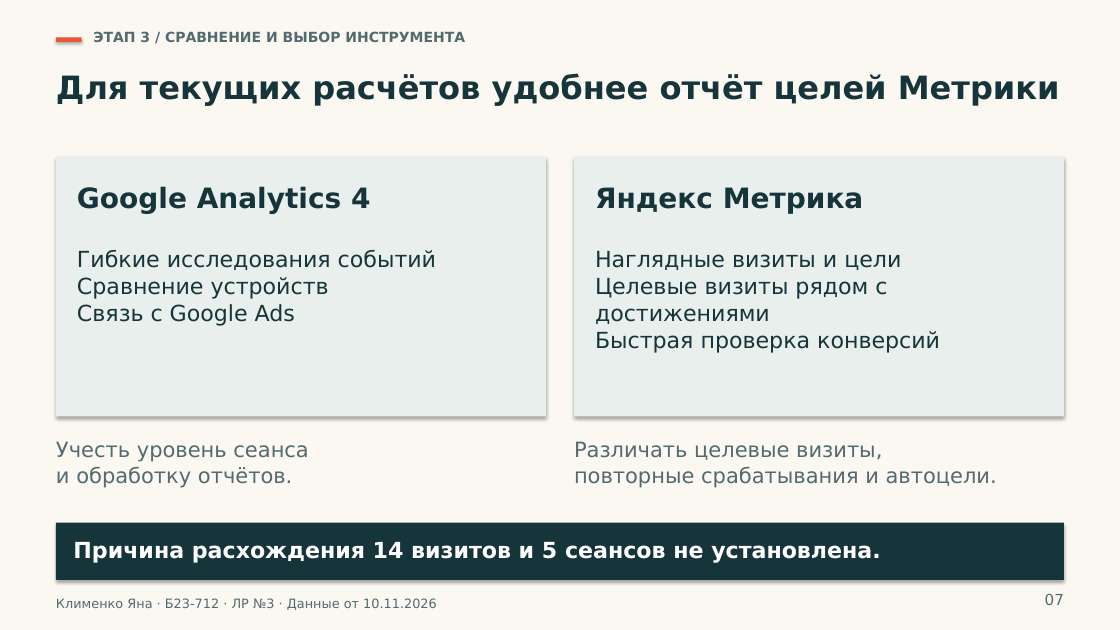
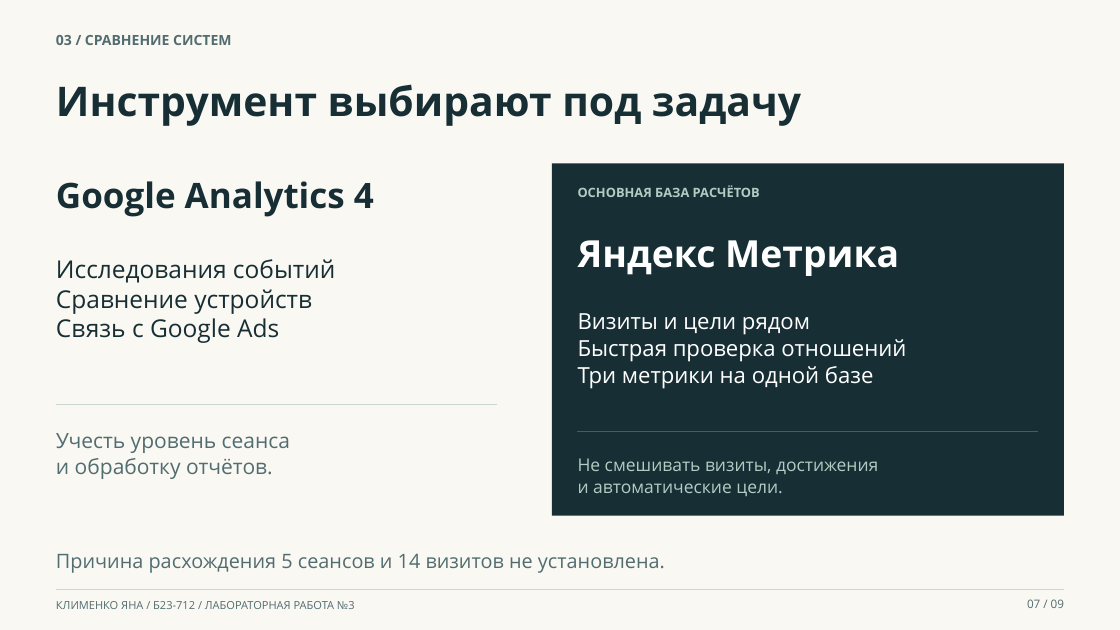
Before and after one commit to indolentmenace/hubspot-lab3, a slide deck: slide 7 of materials/LR3_HubSpot_presentation.pptx. Drawn at 1120x630 pixels with LibreOffice and Linux fonts; fonts in the diff are those of the drawing. Boxes give left, top, right and bottom in pixels: in the first picture for what was removed or moved away, otherwise in the second. Text is boxed around its words. In the diff, an @@ line names an element or a change of style, - is before the commit and + after.

```diff
--- a/materials/LR3_HubSpot_presentation.pptx
+++ b/materials/LR3_HubSpot_presentation.pptx
@@ background #FBF8F2 to #FAF8F3 @@
@@ rectangle removed at [56, 37, 82, 42] @@
@@ text added at [56, 35, 231, 45], 12 pt, text #526D70, bold @@
+03 / СРАВНЕНИЕ СИСТЕМ
@@ text at [56, 84, 801, 126]: text changed; size 12 to 35 pt; font DejaVu Sans to Open Sans; text colour #536A6E to #172F34 @@
-ЭТАП 3 / СРАВНЕНИЕ И ВЫБОР ИНСТРУМЕНТА
+Инструмент выбирают под задачу
@@ text removed at [56, 73, 1060, 105] @@
-Для текущих расчётов удобнее отчёт целей Метрики
@@ text "Google Analytics 4": place and size @@
-text "Google Analytics 4" at [77, 186, 370, 214]
+text "Google Analytics 4" at [56, 181, 374, 217]
@@ text "Google Analytics 4" at [56, 181, 374, 217]: size 24 to 30 pt, font DejaVu Sans to Open Sans, text colour #16353B to #172F34; line spacing 29.3pt to 36.6pt @@
@@ rectangle removed at [56, 158, 546, 417] @@
@@ rectangle: place and size @@
-rectangle at [574, 158, 1064, 417]
+rectangle at [552, 163, 1065, 515]
@@ rectangle at [552, 163, 1065, 515]: fill #E9EFEC to #172F34; shadow off @@
@@ text added at [578, 185, 760, 197], 11 pt, text #B4CBC4, bold @@
+ОСНОВНАЯ БАЗА РАСЧЁТОВ
@@ text "Яндекс Метрика": place and size @@
-text "Яндекс Метрика" at [595, 187, 864, 214]
+text "Яндекс Метрика" at [578, 240, 899, 276]
@@ text "Яндекс Метрика" at [578, 240, 899, 276]: size 24 to 32 pt, font DejaVu Sans to Open Sans, text colour #16353B to #FFFFFF; line spacing 29.3pt to 39pt @@
@@ text at [56, 259, 335, 283]: text changed; size 19 to 21 pt; font DejaVu Sans to Open Sans; text colour #16353B to #172F34 @@
-Гибкие исследования событий
+Исследования событий
@@ text "Исследования событий": place and size @@
-text "Исследования событий" at [77, 250, 436, 326]
+text "Исследования событий" at [56, 259, 335, 343]
@@ text removed at [595, 251, 940, 353] @@
-Наглядные визиты и цели
-Целевые визиты рядом с
-достижениями
-Быстрая проверка конверсий
@@ text at [56, 289, 312, 343]: size 19 to 21 pt, font DejaVu Sans to Open Sans, text colour #16353B to #172F34 in "Сравнение устройств", "Связь с Google Ads"; line spacing 23.2pt to 25.6pt @@
@@ text at [578, 313, 906, 389]: text changed; size 18 to 19 pt; font DejaVu Sans to Open Sans; text colour #536A6E to #FFFFFF @@
-Различать целевые визиты,
-повторные срабатывания и автоцели.
+Визиты и цели рядом
+Быстрая проверка отношений
+Три метрики на одной базе
@@ line added from (56, 405) to (497, 405), #CAD6D0 0.8 pt @@
@@ text "Учесть уровень сеанса": place and size @@
-text "Учесть уровень сеанса" at [56, 441, 308, 488]
+text "Учесть уровень сеанса" at [56, 433, 290, 479]
@@ text "Учесть уровень сеанса" at [56, 433, 290, 479]: font DejaVu Sans to Open Sans, text colour #536A6E to #526D70 @@
@@ line added from (578, 432) to (1038, 432), #42605F 0.8 pt @@
@@ text added at [578, 458, 878, 496], 15 pt, text #B4CBC4 @@
+Не смешивать визиты, достижения
+и автоматические цели.
@@ rectangle removed at [56, 523, 1065, 580] @@
@@ text at [56, 554, 665, 573]: text changed; size 19 to 17 pt; font DejaVu Sans to Open Sans; text colour #FFFFFF to #526D70; bold off @@
-Причина расхождения 14 визитов и 5 сеансов не установлена.
+Причина расхождения 5 сеансов и 14 визитов не установлена.
@@ line added from (56, 589) to (1065, 589), #CAD6D0 0.5 pt @@
@@ text at [1027, 599, 1064, 608]: text changed; size 13 to 10 pt; font DejaVu Sans to Open Sans; text colour #536A6E to #526D70 @@
-07
+07 / 09
@@ text at [56, 601, 355, 609]: text changed; size 11 to 9.5 pt; font DejaVu Sans to Open Sans; text colour #536A6E to #526D70 @@
-Клименко Яна · Б23-712 · ЛР №3 · Данные от 10.11.2026
+КЛИМЕНКО ЯНА / Б23-712 / ЛАБОРАТОРНАЯ РАБОТА №3
```
Also in this commit, not shown: 9 other slides changed, 1 slide added, 1 slide removed, 3 other files.
